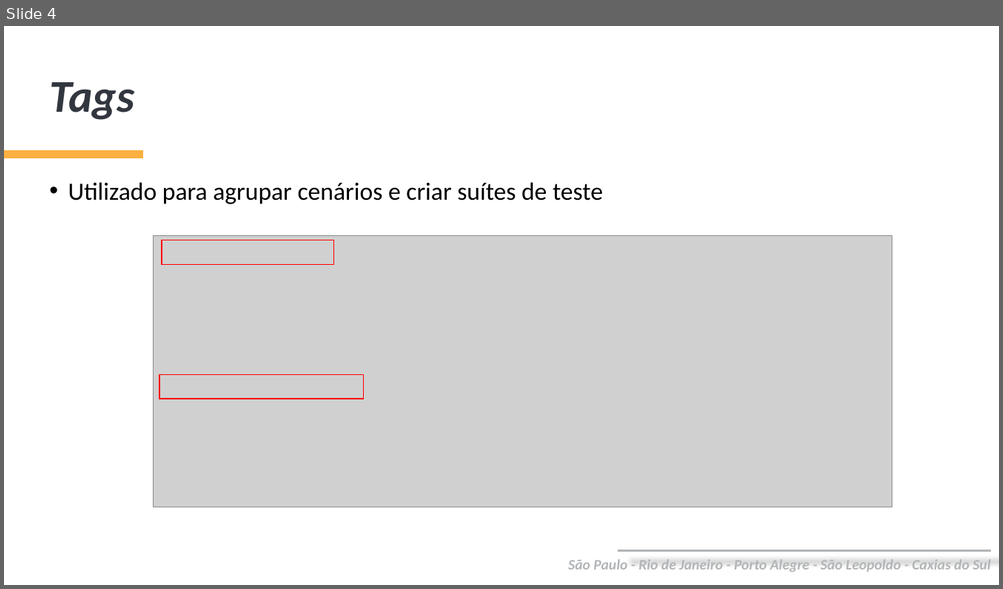
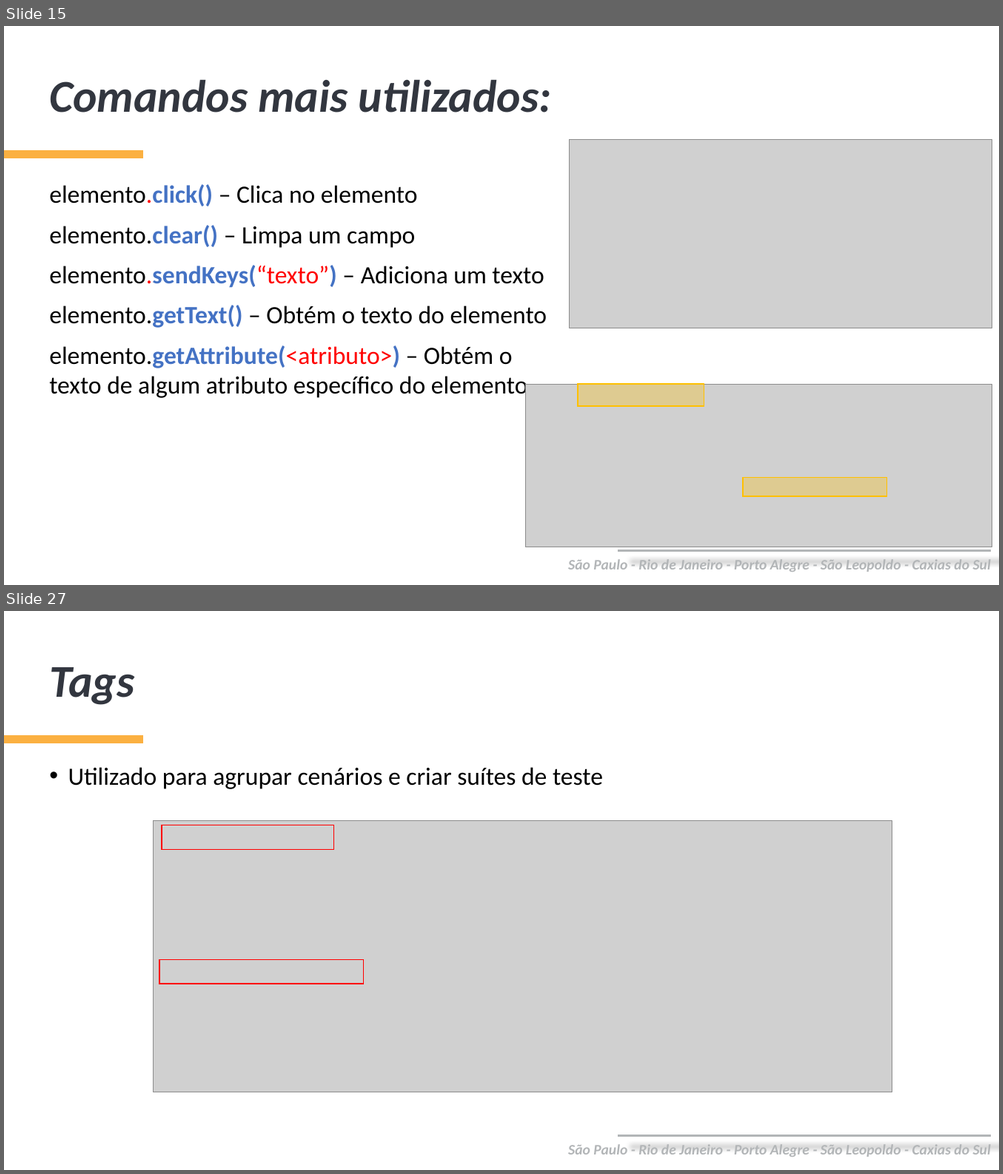
Before and after one commit to marcoslimaqa/cwi-automation-training, a slide deck: arquivos-treinamento/Treinamento Automação CWI - Aula 2.pptx. Shown one above the other, each under a label of ours: slide 4 before the commit, slides 15 and 27 after it; the slides between them are not shown. The pictures are 1003x589 and 1003x1174 pixels, drawn with LibreOffice and Linux fonts; fonts in the diff are those of the drawing; grey boxes stand for pictures; background and template pictures are left out. Boxes give left, top, right and bottom in pixels: in the first picture for what was removed or moved away, otherwise in the second. Text is boxed around its words. In the diff, an @@ line names an element or a change of style, - is before the commit and + after.

```diff
--- a/arquivos-treinamento/Treinamento Automação CWI - Aula 2.pptx
+++ b/arquivos-treinamento/Treinamento Automação CWI - Aula 2.pptx
@@ slide 15 added at box(4, 26, 999, 585), background #FFFFFF; not listed: 3 template elements that a slide beside it also shows @@
@@ title added at box(49, 79, 552, 113), 44 pt, text #32363F, bold, italic @@
+Comandos mais utilizados:
@@ picture added at box(569, 140, 992, 328) @@
@@ text added at box(49, 184, 547, 400), 24 pt, text #000000 @@
+elemento.click() – Clica no elemento
+elemento.clear() – Limpa um campo
+elemento.sendKeys(“texto”) – Adiciona um texto
+elemento.getText() – Obtém o texto do elemento
+elemento.getAttribute(<atributo>) – Obtém o texto de algum atributo específico do elemento
@@ picture added at box(526, 384, 992, 547) @@
@@ rectangle added at box(578, 384, 704, 406), fill #FFC000 at 30% opacity, outline #FFC000 1 pt @@
@@ rectangle added at box(743, 478, 887, 497), fill #FFC000 at 30% opacity, outline #FFC000 1 pt @@
@@ what was slide 4 is now slide 27 @@
```
Also in this commit, not shown: 7 slides changed, 28 other slides added, 4 slides removed.
